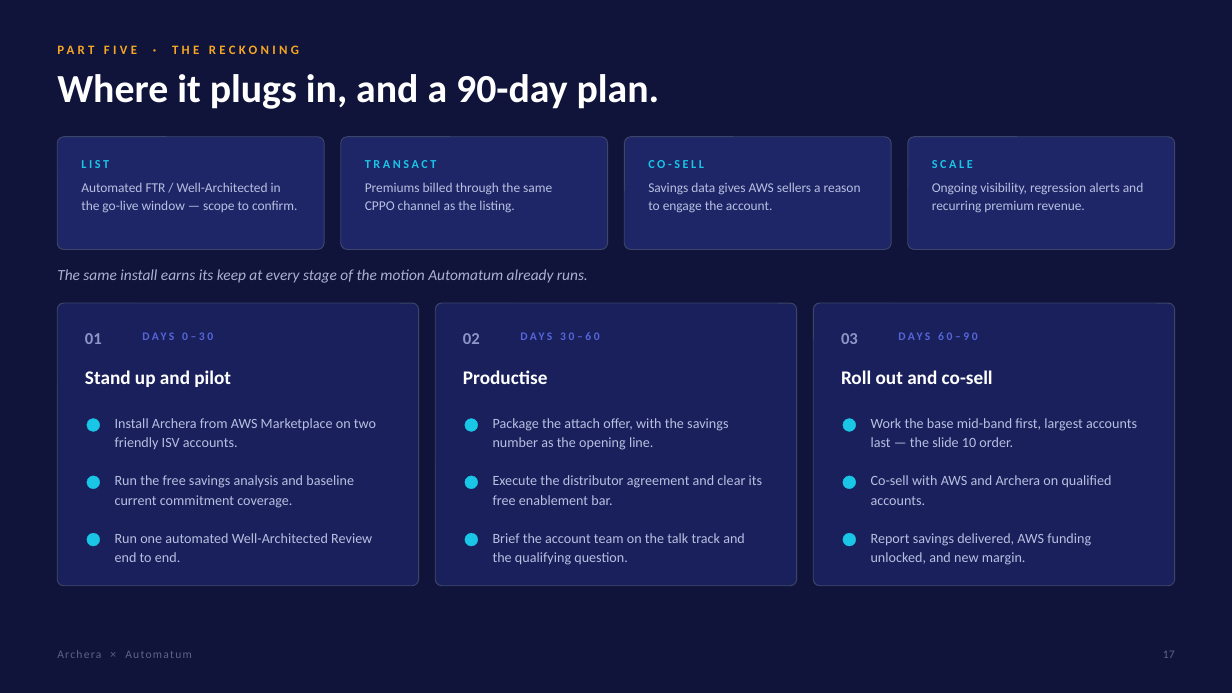
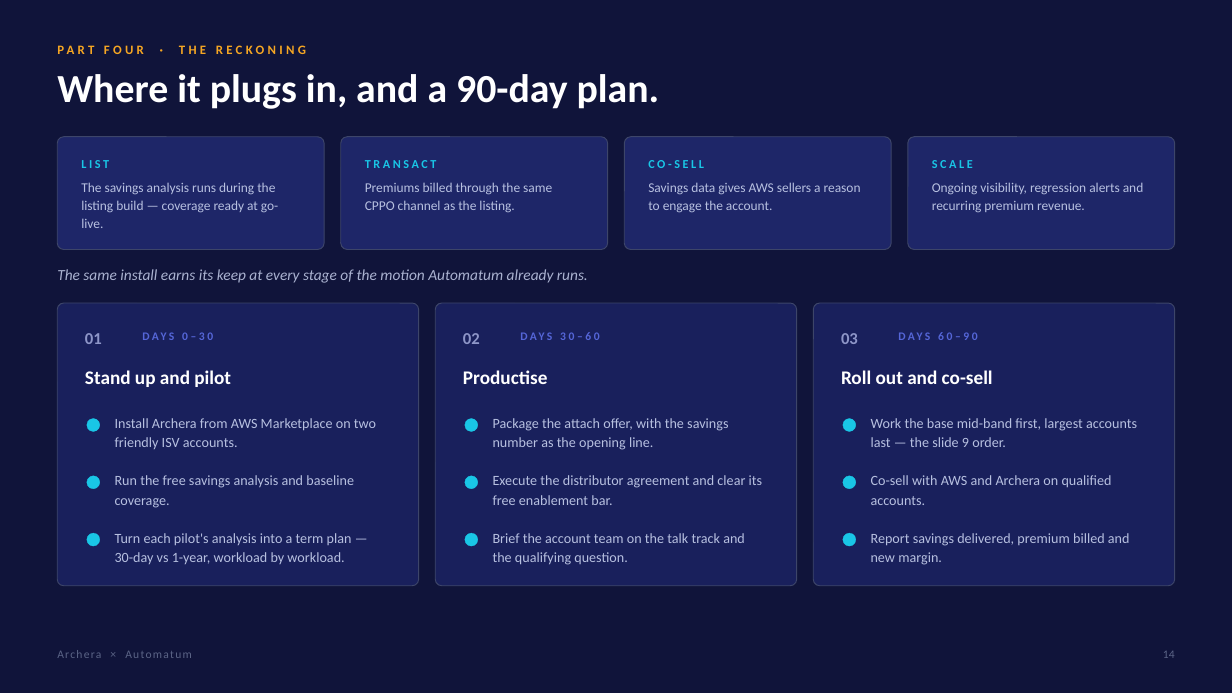
Before and after one commit to KianteEvans/barberbook, a slide deck: slide 14 of decks/Archera-for-Automatum.pptx (slide 17 before the commit). Drawn at 1232x693 pixels with LibreOffice and Linux fonts; fonts in the diff are those of the drawing. Boxes give left, top, right and bottom in pixels: in the first picture for what was removed or moved away, otherwise in the second. Text is boxed around its words. In the diff, an @@ line names an element or a change of style, - is before the commit and + after.

```diff
--- a/decks/Archera-for-Automatum.pptx
+++ b/decks/Archera-for-Automatum.pptx
@@ text at box(179, 45, 306, 54): text changed @@
-PART FIVE · THE RECKONING
+PART FOUR · THE RECKONING
@@ text at box(81, 182, 278, 228): text changed @@
-Automated FTR / Well-Architected in the go-live window — scope to confirm.
+The savings analysis runs during the listing build — coverage ready at go-live.
@@ text at box(871, 418, 1137, 447): text changed @@
-Work the base mid-band first, largest accounts last — the slide 10 order.
+Work the base mid-band first, largest accounts last — the slide 9 order.
@@ text at box(115, 475, 354, 508): text changed @@
-Run the free savings analysis and baseline current commitment coverage.
+Run the free savings analysis and baseline coverage.
@@ text at box(115, 533, 352, 564): text changed @@
-Run one automated Well-Architected Review end to end.
+Turn each pilot's analysis into a term plan — 30-day vs 1-year, workload by workload.
@@ text at box(871, 533, 1130, 565): text changed @@
-Report savings delivered, AWS funding unlocked, and new margin.
+Report savings delivered, premium billed and new margin.
@@ text at box(1163, 651, 1175, 658): text changed @@
-17
+14
```
Also in this commit, not shown: 11 other slides changed, 4 slides removed, 2 other files.
